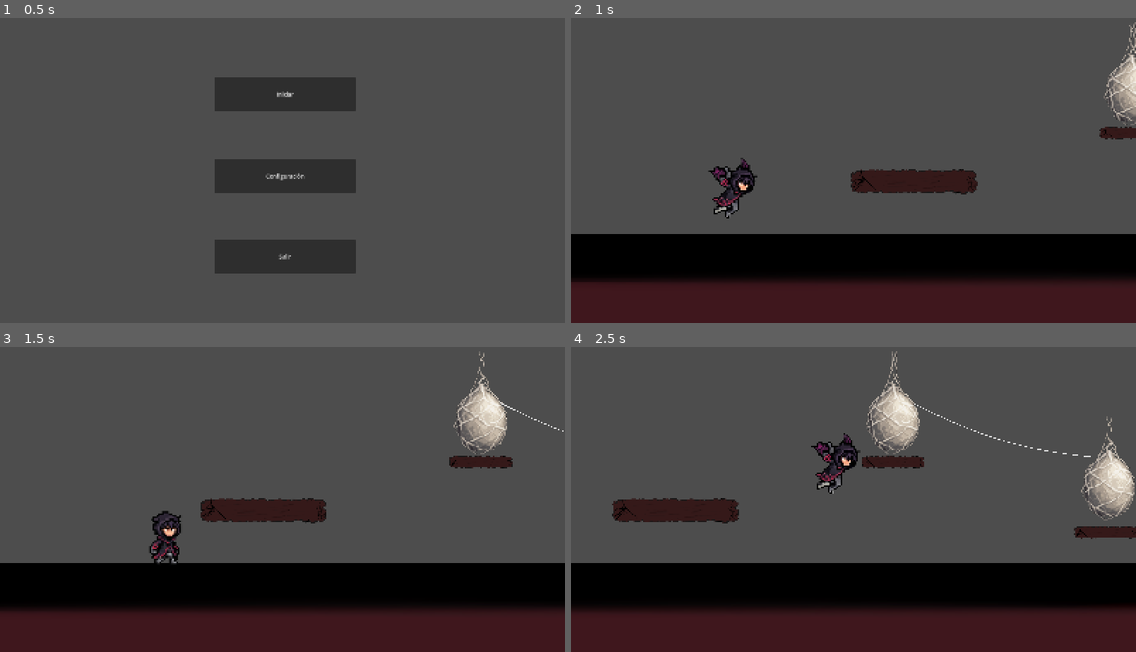
Above: before the commit, frames 1-4 (two rows, left to right).
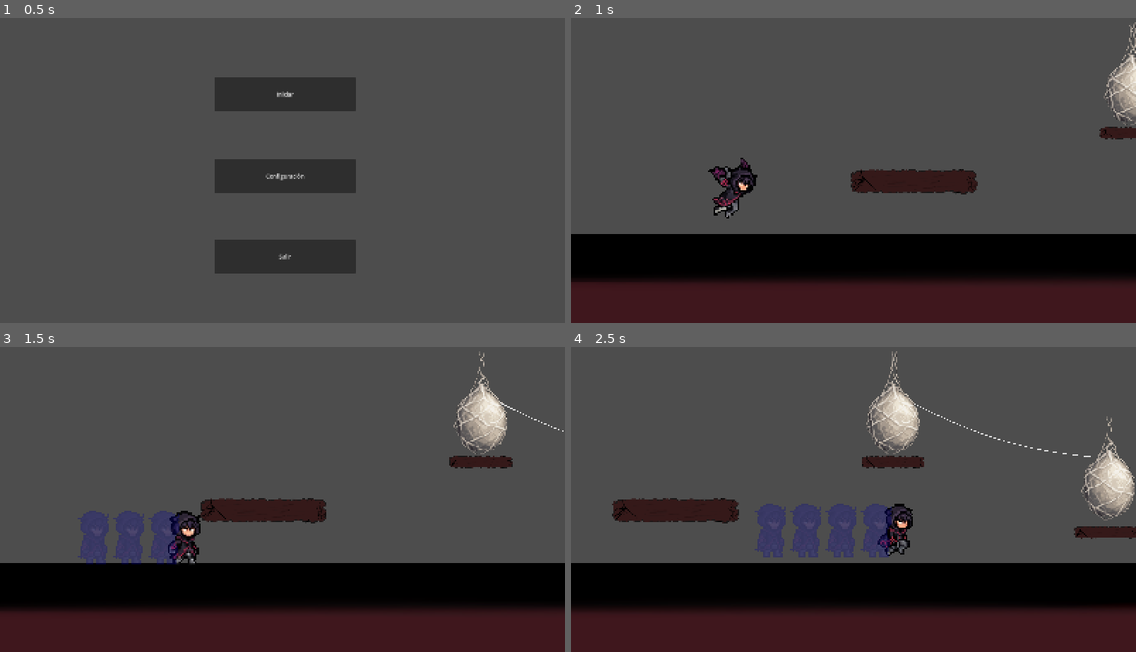
Above: after the commit, the same moments.

Repository: angiea13/FERIA-GAMER-2026-30
Game: Godot game, scene res://scenes/game.tscn
Two runs of this game, one before a commit and one after it. Both use one fixed random seed, a clock stepped at 60 frames per second and the inputs below.
Inputs:
- Up to frame 1 (0.5 s): no input
- Up to frame 2 (1 s): click "Iniciar" at 0.5 s
- Up to frame 3 (1.5 s): hold D (move_right) from 1.28 s (still down); tap C (hacer_dash) at 1.35 s
- Up to frame 4 (2.5 s): keep holding D (move_right); tap W (jump) at 1.52, 2.27 s; tap Z (atacar) at 2.1 s; tap C (hacer_dash) at 2.3 s

Frame 1 is identical in both runs. In frame 2, less than 0.1% of the frame differs, in the area x 24-33%, y 45-65%; in frame 3, 1.7%; in frame 4, 2.2%, in the area x 33-61%, y 28-69%.

Commit message:
Sombra al dash

Diff:
--- /dev/null
+++ b/scenes/Alucard.gdshader
@@ -0,0 +1,23 @@
+shader_type canvas_item;
+uniform float opacity: hint_range(0.0, 1.0);
+uniform float r: hint_range(0.0, 1.0);
+uniform float g: hint_range(0.0, 1.0);
+uniform float b: hint_range(0.0, 1.0);
+uniform float mix_color: hint_range(0.0, 1.0);
+
+void vertex() {
+
+}
+
+void fragment() {
+	// Se llama así por cada píxel en el que el material es visible.
+	vec4 texture_color = texture(TEXTURE, UV);
+	if (texture_color.a != 0.0)
+		COLOR = vec4(mix(texture_color.rgb, vec3(r,g,b), mix_color), opacity);
+}
+
+void light() {
+	// Se llama para cada píxel de cada luz que afecta al CanvasItem.
+	float cNdotL = max(1.0, dot(NORMAL, LIGHT_DIRECTION));
+	LIGHT = vec4(LIGHT_COLOR.rgb * COLOR.rgb * LIGHT_ENERGY * cNdotL, LIGHT_COLOR.a);
+}
--- a/scenes/player.tscn
+++ b/scenes/player.tscn
@@ -2,11 +2,20 @@
 
 [ext_resource type="Script" uid="uid://doiifpb0pl1w6" path="res://scripts/player.gd" id="1_g2els"]
 [ext_resource type="Texture2D" uid="uid://ddkm4n6254xc7" path="res://assets/falling.png" id="2_qlg0r"]
+[ext_resource type="Shader" uid="uid://66ayld6ot84e" path="res://scenes/Alucard.gdshader" id="2_smehm"]
 [ext_resource type="Texture2D" uid="uid://cbcxi7drpfq5j" path="res://assets/idle.png" id="3_tuyoq"]
 [ext_resource type="Texture2D" uid="uid://7mkvqw5g27b4" path="res://assets/jump.png" id="4_fjrip"]
 [ext_resource type="Texture2D" uid="uid://bemsuu7qyscaq" path="res://assets/moving.png" id="5_smehm"]
 [ext_resource type="Script" uid="uid://bggawle7ioo35" path="res://scripts/dash.gd" id="6_tuyoq"]
 [ext_resource type="PackedScene" uid="uid://cdgnvvnwawkeq" path="res://scenes/armas.tscn" id="7_fjrip"]
+
+[sub_resource type="ShaderMaterial" id="ShaderMaterial_8mdrf"]
+shader = ExtResource("2_smehm")
+shader_parameter/opacity = 1.0
+shader_parameter/r = 0.0
+shader_parameter/g = 0.0
+shader_parameter/b = 0.0
+shader_parameter/mix_color = 0.0
 
 [sub_resource type="AtlasTexture" id="AtlasTexture_ur7pv"]
 atlas = ExtResource("2_qlg0r")
@@ -151,6 +160,7 @@
 script = ExtResource("1_g2els")
 
 [node name="AnimatedSprite2D" type="AnimatedSprite2D" parent="." unique_id=1069817929]
+material = SubResource("ShaderMaterial_8mdrf")
 sprite_frames = SubResource("SpriteFrames_uii18")
 animation = &"jump"
 autoplay = "idle"
@@ -163,7 +173,8 @@
 
 [node name="Dash" type="Node2D" parent="." unique_id=952097499]
 script = ExtResource("6_tuyoq")
-velocidad = 1600.0
+velocidad = 2000.0
+duracion = 0.18
 
 [node name="Armas" parent="." unique_id=759737048 instance=ExtResource("7_fjrip")]
-position = Vector2(306, -82.00001)
+position = Vector2(55, 81.00001)
--- a/scripts/player.gd
+++ b/scripts/player.gd
@@ -4,7 +4,9 @@
 @onready var sprite: AnimatedSprite2D = $AnimatedSprite2D
 @onready var arma: Node2D = $Armas
 @onready var anim_arma: AnimationPlayer = $Armas/AnimationPlayer
+#Atributos del personaje
 var vida=100
+#Moviento
 const SPEED = 500.0
 const JUMP_VELOCITY = -600.0
 ##Telaranas
@@ -12,17 +14,34 @@
 ##Dash
 @onready var dash: Dash = $Dash
 var direccion_dash=1
+##Efectos
+#Tiempo actual del duplicador
+var Time_Actual_Dupli:float=0
+# Tiempo maximo q debe llegar el time_actual_dupli para poder duplicar
+var Time_Dupli:float =0.05
+#Tiempo de vida del duplicado=
+var Time_Life_Dupli:float=0.2
+
 func _ready():
 	arma.visible = false
 	anim_arma.animation_finished.connect(_al_terminar_ataque)
 func _al_terminar_ataque(_nombre):
 	arma.visible = false
 func _physics_process(delta: float) -> void:
+	#Variable de duplicado
+	Time_Actual_Dupli+=delta
 	#Va a ser el dash este no va a ser afectado por la gravedad en el momento del dash
+
 	if Input.is_action_just_pressed("hacer_dash"):
+		var dir := Input.get_axis("move_left", "move_right")
+		if dir != 0:
+			direccion_dash = sign(dir)
 		dash.intentar(direccion_dash)
 	if dash.activo:
 		velocity = Vector2(dash.direccion * dash.velocidad, 0)
+		if Time_Actual_Dupli>=Time_Dupli:
+			Time_Actual_Dupli=0
+			crear_duplicado()
 		move_and_slide()
 		return
 	# Gravedad
@@ -46,10 +65,9 @@
 	if direction:
 		velocity.x = direction * SPEED
 		sprite.flip_h = direction < 0
-		direccion_dash=1
+		direccion_dash=sign(direction)
 	else:
 		velocity.x = move_toward(velocity.x, 0, SPEED)
-		direccion_dash=-1
 	if Input.is_action_just_pressed("atacar") and not anim_arma.is_playing():
 		print("Ataco")
 		arma.visible=true
@@ -78,3 +96,18 @@
 		sprite.play("moving")
 	else:
 		sprite.play("idle")
+func crear_duplicado():
+	var duplicado=$AnimatedSprite2D.duplicate(true)
+	duplicado.material=$AnimatedSprite2D.material.duplicate(true)
+	duplicado.material.set_shader_parameter("opacity",0.3)
+	duplicado.material.set_shader_parameter("r",0)
+	duplicado.material.set_shader_parameter("g",0)
+	duplicado.material.set_shader_parameter("b",0.8)
+	duplicado.material.set_shader_parameter("mix_color",0.7)
+	duplicado.position.y+=position.y
+	get_parent().add_child(duplicado)
+	duplicado.global_position = sprite.global_position
+	duplicado.global_scale = sprite.global_scale
+	duplicado.pause()
+	await get_tree().create_timer(Time_Life_Dupli).timeout
+	duplicado.queue_free()
Not shown, added: scenes/Alucard.gdshader.uid
